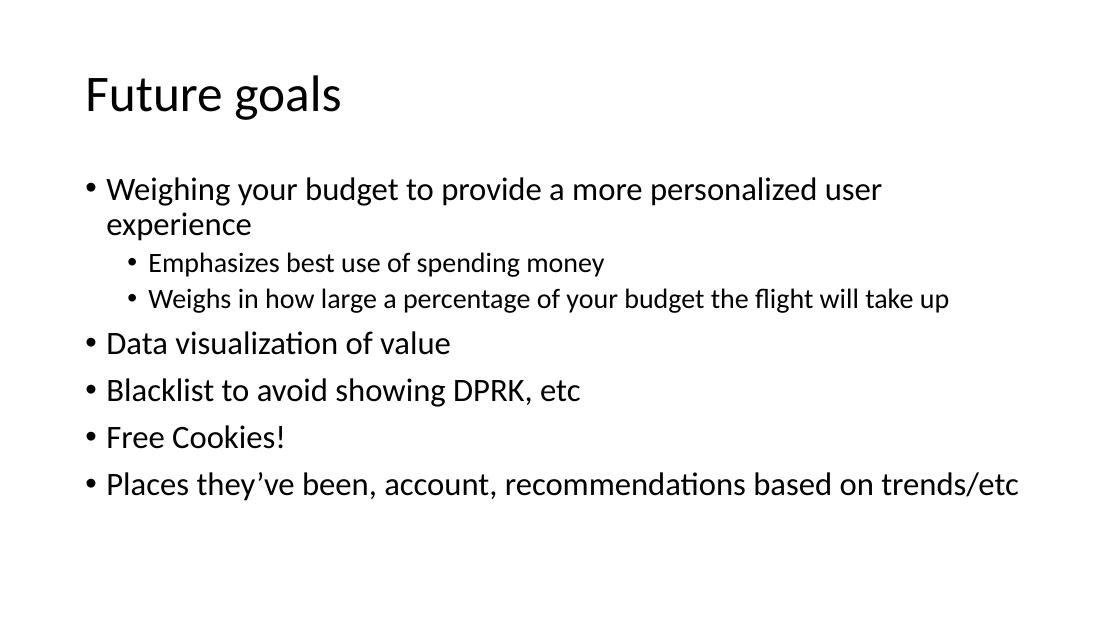
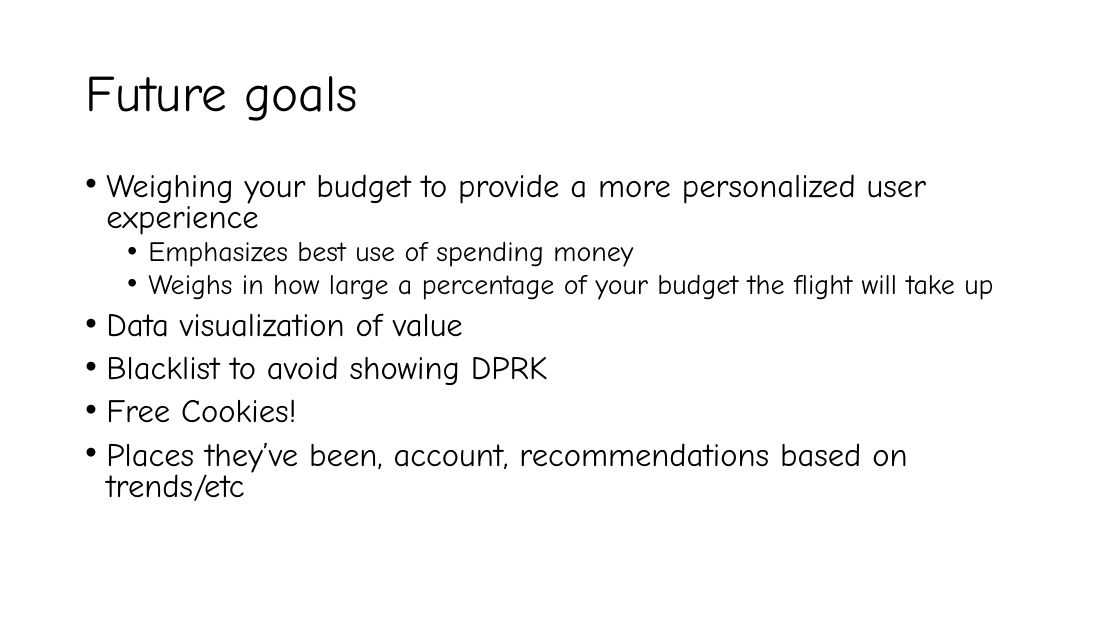
Before and after one commit to jamesylgan/Wakawhitti-BigRedHacks, a slide deck: slide 4 of Presentation1.pptx. Drawn at 1120x630 pixels with LibreOffice and Linux fonts; fonts in the diff are those of the drawing. Boxes give left, top, right and bottom in pixels: in the first picture for what was removed or moved away, otherwise in the second. Text is boxed around its words. In the diff, an @@ line names an element or a change of style, - is before the commit and + after.

```diff
--- a/Presentation1.pptx
+++ b/Presentation1.pptx
@@ title "Future goals" at [85, 76, 357, 121]: font Calibri to Comic Neue @@
@@ text at [106, 174, 993, 501]: font Calibri to Comic Neue in "Weighing your budget to provide a more ...", "Emphasizes best use of spending money", "Weighs in how large a percentage of ...", "Data visualization of value" and 2 more places; line spacing 0.9 to 0.8 @@
@@ text at [106, 356, 548, 385]: text changed; font Calibri to Comic Neue @@
-• Blacklist to avoid showing DPRK, etc
+• Blacklist to avoid showing DPRK
```
Also in this commit, not shown: 2 other slides changed.
